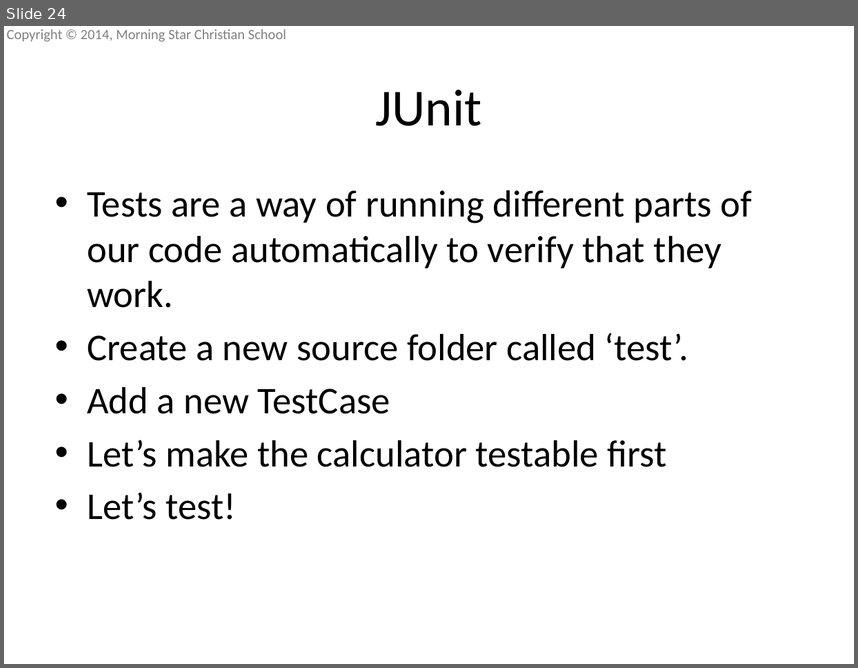
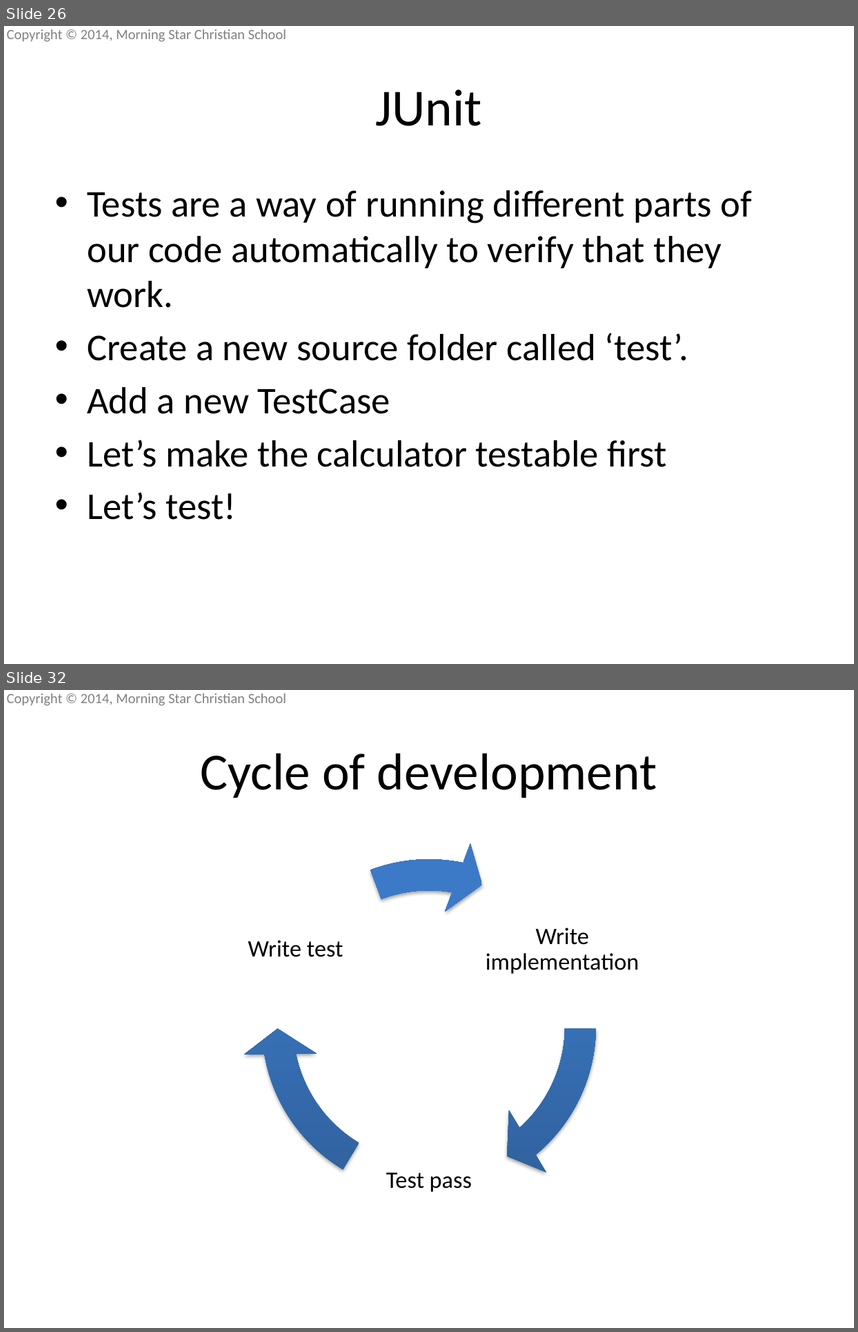
Before and after one commit to mscsbend/presentations, a slide deck: Lesson 3.pptx. Shown one above the other, each under a label of ours: slide 24 before the commit, slides 26 and 32 after it; the slides between them are not shown. The pictures are 858x668 and 858x1332 pixels, drawn with LibreOffice and Linux fonts; fonts in the diff are those of the drawing; background and template pictures are left out. Boxes give left, top, right and bottom in pixels: in the first picture for what was removed or moved away, otherwise in the second. Text is boxed around its words. In the diff, an @@ line names an element or a change of style, - is before the commit and + after.

```diff
--- a/Lesson 3.pptx
+++ b/Lesson 3.pptx
@@ slide 32 added at [4,690,854,1328], background picture (left out); not listed: 1 template element that a slide beside it also shows @@
@@ title added at [201,753,657,798], 44 pt, text #000000 @@
+Cycle of development
@@ group added at [241,839,639,1214]: 3 texts, 3 circular arrows @@
+Write implementation
+Test pass
+Write test
@@ what was slide 24 is now slide 26 @@
```
Also in this commit, not shown: 7 slides changed, 7 other slides added.
